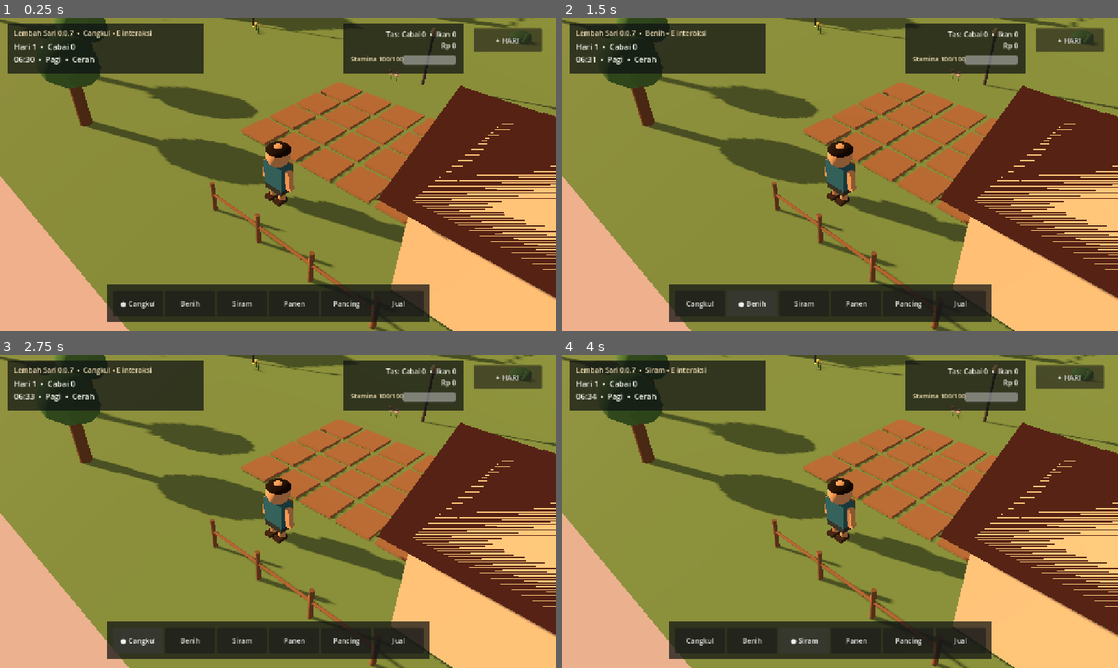
Above: before the commit, frames 1-4 (two rows, left to right).
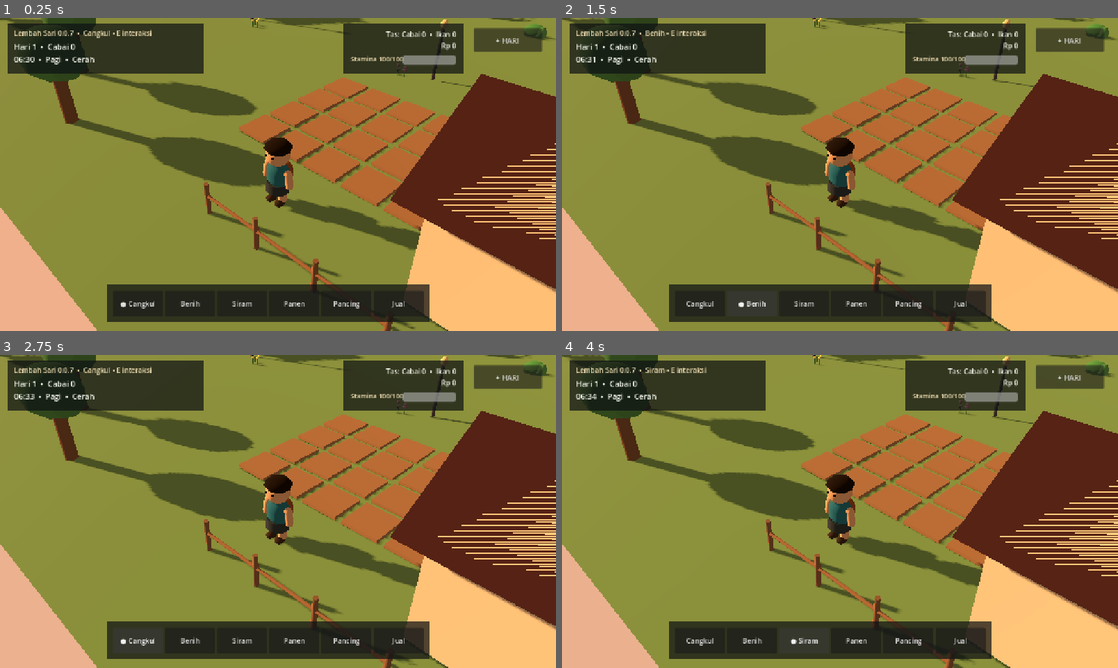
Above: after the commit, the same moments.

Repository: eneft/Lembah-sari
Game: Godot game, scene res://scenes/Main.tscn
The game is run twice, just before and just after one commit, with the same random seed, the same clock (stepped at 60 frames per second) and the same inputs.
Inputs:
- Up to frame 1 (0.25 s): no input
- Up to frame 2 (1.5 s): click "● Cangkul" at 0.5 s; click "Benih" at 1.25 s
- Up to frame 3 (2.75 s): click "Cangkul" at 2 s
- Up to frame 4 (4 s): click "Siram" at 2.75 s; click "● Siram" at 3.5 s

The runs differ from the first frame. In frame 1, 15% of the frame differs, in the area x 0-100%, y 0-100%; in frame 2, 16%; in frame 3, 16%; in frame 4, 16%.

Commit message:
Visual 0.0.7b: round out player silhouette and remove boxy body

Diff:
--- a/scenes/Player.tscn
+++ b/scenes/Player.tscn
@@ -6,30 +6,41 @@
 radius = 0.38
 height = 1.65
 
-[sub_resource type="BoxMesh" id="TorsoMesh"]
-size = Vector3(0.78, 0.82, 0.46)
+[sub_resource type="CapsuleMesh" id="TorsoMesh"]
+radius = 0.36
+height = 0.92
+radial_segments = 10
+rings = 4
 
 [sub_resource type="StandardMaterial3D" id="ShirtMat"]
-albedo_color = Color(0.18, 0.43, 0.52, 1)
+albedo_color = Color(0.16, 0.43, 0.49, 1)
 roughness = 0.9
 
-[sub_resource type="BoxMesh" id="ShortsMesh"]
-size = Vector3(0.72, 0.38, 0.44)
+[sub_resource type="CylinderMesh" id="WaistMesh"]
+top_radius = 0.34
+bottom_radius = 0.36
+height = 0.32
+radial_segments = 10
 
 [sub_resource type="StandardMaterial3D" id="ShortsMat"]
-albedo_color = Color(0.20, 0.24, 0.25, 1)
+albedo_color = Color(0.20, 0.23, 0.24, 1)
 roughness = 0.95
 
-[sub_resource type="CapsuleMesh" id="LegMesh"]
-radius = 0.13
+[sub_resource type="CapsuleMesh" id="LimbMesh"]
+radius = 0.12
 height = 0.62
+radial_segments = 8
+rings = 3
 
-[sub_resource type="StandardMaterial3D" id="LegMat"]
-albedo_color = Color(0.82, 0.63, 0.45, 1)
-roughness = 0.9
+[sub_resource type="StandardMaterial3D" id="SkinMat"]
+albedo_color = Color(0.84, 0.65, 0.47, 1)
+roughness = 0.88
 
-[sub_resource type="BoxMesh" id="ShoeMesh"]
-size = Vector3(0.28, 0.16, 0.42)
+[sub_resource type="CapsuleMesh" id="ShoeMesh"]
+radius = 0.14
+height = 0.36
+radial_segments = 8
+rings = 3
 
 [sub_resource type="StandardMaterial3D" id="ShoeMat"]
 albedo_color = Color(0.24, 0.18, 0.14, 1)
@@ -38,28 +49,38 @@
 [sub_resource type="SphereMesh" id="HeadMesh"]
 radius = 0.37
 height = 0.74
-
-[sub_resource type="StandardMaterial3D" id="SkinMat"]
-albedo_color = Color(0.84, 0.65, 0.47, 1)
-roughness = 0.86
+radial_segments = 12
+rings = 6
 
 [sub_resource type="SphereMesh" id="HairMesh"]
-radius = 0.38
-height = 0.42
+radius = 0.39
+height = 0.54
+radial_segments = 10
+rings = 5
 
 [sub_resource type="StandardMaterial3D" id="HairMat"]
-albedo_color = Color(0.13, 0.10, 0.08, 1)
-roughness = 0.96
+albedo_color = Color(0.12, 0.09, 0.07, 1)
+roughness = 0.98
 
-[sub_resource type="BoxMesh" id="BackpackMesh"]
-size = Vector3(0.52, 0.58, 0.24)
+[sub_resource type="SphereMesh" id="BagMesh"]
+radius = 0.33
+height = 0.66
+radial_segments = 10
+rings = 5
 
-[sub_resource type="StandardMaterial3D" id="BackpackMat"]
-albedo_color = Color(0.55, 0.32, 0.17, 1)
+[sub_resource type="StandardMaterial3D" id="BagMat"]
+albedo_color = Color(0.54, 0.31, 0.16, 1)
 roughness = 0.95
 
-[sub_resource type="BoxMesh" id="ArmMesh"]
-size = Vector3(0.18, 0.65, 0.20)
+[sub_resource type="SphereMesh" id="EyeMesh"]
+radius = 0.035
+height = 0.07
+radial_segments = 8
+rings = 4
+
+[sub_resource type="StandardMaterial3D" id="EyeMat"]
+albedo_color = Color(0.08, 0.06, 0.05, 1)
+roughness = 1.0
 
 [node name="Player" type="CharacterBody3D"]
 script = ExtResource("1")
@@ -71,45 +92,50 @@
 [node name="Visual" type="Node3D" parent="."]
 
 [node name="Torso" type="MeshInstance3D" parent="Visual"]
-position = Vector3(0, 1.05, 0)
+position = Vector3(0, 1.02, 0)
+scale = Vector3(1.0, 1.0, 0.82)
 mesh = SubResource("TorsoMesh")
 material_override = SubResource("ShirtMat")
 
-[node name="Shorts" type="MeshInstance3D" parent="Visual"]
+[node name="Waist" type="MeshInstance3D" parent="Visual"]
 position = Vector3(0, 0.62, 0)
-mesh = SubResource("ShortsMesh")
+mesh = SubResource("WaistMesh")
 material_override = SubResource("ShortsMat")
 
 [node name="LeftLeg" type="MeshInstance3D" parent="Visual"]
-position = Vector3(-0.19, 0.28, 0)
-mesh = SubResource("LegMesh")
-material_override = SubResource("LegMat")
+position = Vector3(-0.18, 0.30, 0)
+mesh = SubResource("LimbMesh")
+material_override = SubResource("SkinMat")
 
 [node name="RightLeg" type="MeshInstance3D" parent="Visual"]
-position = Vector3(0.19, 0.28, 0)
-mesh = SubResource("LegMesh")
-material_override = SubResource("LegMat")
+position = Vector3(0.18, 0.30, 0)
+mesh = SubResource("LimbMesh")
+material_override = SubResource("SkinMat")
 
 [node name="LeftShoe" type="MeshInstance3D" parent="Visual"]
-position = Vector3(-0.19, 0.07, 0.08)
+position = Vector3(-0.18, 0.10, 0.09)
+rotation_degrees = Vector3(90, 0, 0)
+scale = Vector3(1.0, 1.0, 0.78)
 mesh = SubResource("ShoeMesh")
 material_override = SubResource("ShoeMat")
 
 [node name="RightShoe" type="MeshInstance3D" parent="Visual"]
-position = Vector3(0.19, 0.07, 0.08)
+position = Vector3(0.18, 0.10, 0.09)
+rotation_degrees = Vector3(90, 0, 0)
+scale = Vector3(1.0, 1.0, 0.78)
 mesh = SubResource("ShoeMesh")
 material_override = SubResource("ShoeMat")
 
 [node name="LeftArm" type="MeshInstance3D" parent="Visual"]
-position = Vector3(-0.49, 1.02, 0)
-rotation_degrees = Vector3(0, 0, -7)
-mesh = SubResource("ArmMesh")
+position = Vector3(-0.43, 1.02, 0)
+rotation_degrees = Vector3(0, 0, -10)
+mesh = SubResource("LimbMesh")
 material_override = SubResource("SkinMat")
 
 [node name="RightArm" type="MeshInstance3D" parent="Visual"]
-position = Vector3(0.49, 1.02, 0)
-rotation_degrees = Vector3(0, 0, 7)
-mesh = SubResource("ArmMesh")
+position = Vector3(0.43, 1.02, 0)
+rotation_degrees = Vector3(0, 0, 10)
+mesh = SubResource("LimbMesh")
 material_override = SubResource("SkinMat")
 
 [node name="Head" type="MeshInstance3D" parent="Visual"]
@@ -118,21 +144,32 @@
 material_override = SubResource("SkinMat")
 
 [node name="Hair" type="MeshInstance3D" parent="Visual"]
-position = Vector3(0, 1.94, -0.02)
-scale = Vector3(1.02, 0.62, 1.04)
+position = Vector3(0, 1.94, -0.01)
+scale = Vector3(1.03, 0.70, 1.03)
 mesh = SubResource("HairMesh")
 material_override = SubResource("HairMat")
 
+[node name="LeftEye" type="MeshInstance3D" parent="Visual"]
+position = Vector3(-0.13, 1.76, 0.34)
+mesh = SubResource("EyeMesh")
+material_override = SubResource("EyeMat")
+
+[node name="RightEye" type="MeshInstance3D" parent="Visual"]
+position = Vector3(0.13, 1.76, 0.34)
+mesh = SubResource("EyeMesh")
+material_override = SubResource("EyeMat")
+
 [node name="Backpack" type="MeshInstance3D" parent="Visual"]
-position = Vector3(0, 1.02, -0.33)
-mesh = SubResource("BackpackMesh")
-material_override = SubResource("BackpackMat")
+position = Vector3(0, 1.00, -0.35)
+scale = Vector3(0.82, 0.92, 0.46)
+mesh = SubResource("BagMesh")
+material_override = SubResource("BagMat")
 
 [node name="CameraRig" type="Node3D" parent="."]
 
 [node name="Camera3D" type="Camera3D" parent="CameraRig"]
-position = Vector3(7.8, 9.4, 7.8)
+position = Vector3(7.4, 8.8, 7.4)
 current = true
-fov = 39.0
+fov = 38.0
 near = 0.1
 far = 110.0
Not shown: 1 places in scenes/Player.tscn that only renumber resources
